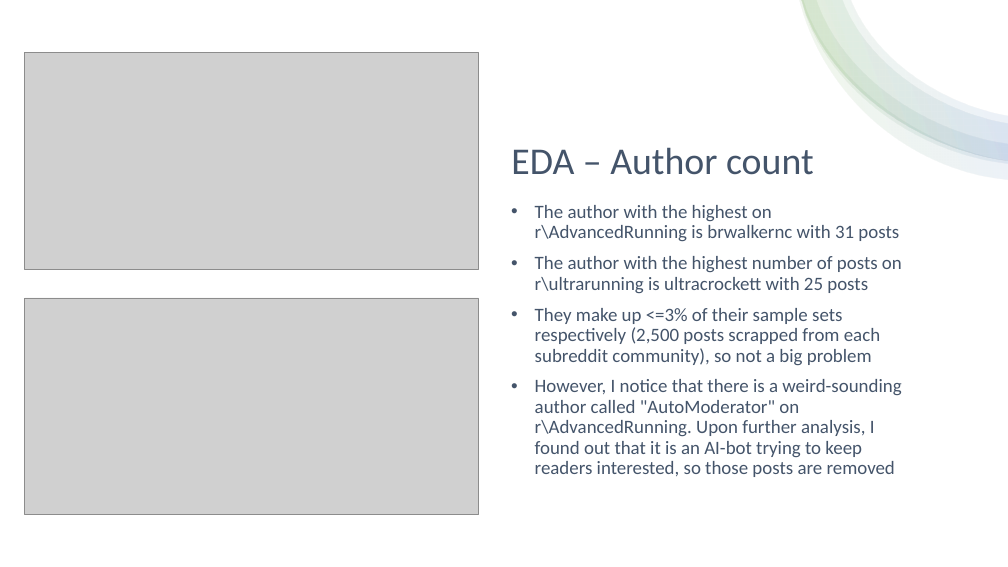
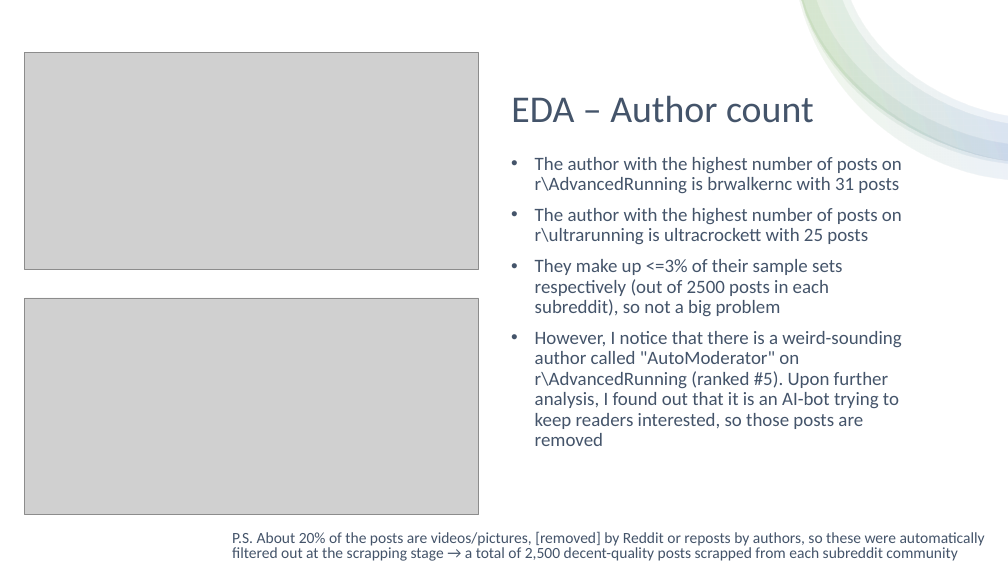
Before and after one commit to ngwtl/DSI-SG-24-projects, a slide deck: slide 3 of project_3/ethan-project-3-presentation.pptx. Drawn at 1008x567 pixels with LibreOffice and Linux fonts; fonts in the diff are those of the drawing; grey boxes stand for pictures. Boxes give left, top, right and bottom in pixels: in the first picture for what was removed or moved away, otherwise in the second. Text is boxed around its words. In the diff, an @@ line names an element or a change of style, - is before the commit and + after.

Commit message:
Update

```diff
--- a/project_3/ethan-project-3-presentation.pptx
+++ b/project_3/ethan-project-3-presentation.pptx
@@ title "EDA – Author count": place and size @@
-title "EDA – Author count" at [511, 147, 814, 175]
+title "EDA – Author count" at [511, 95, 814, 123]
@@ text "The author with the highest ...": place and size @@
-text "The author with the highest ..." at [535, 205, 902, 477]
+text "The author with the highest ..." at [535, 157, 902, 446]
@@ text at [535, 157, 902, 193]: text changed @@
-• The author with the highest on r\AdvancedRunning is brwalkernc with 31 posts
+• The author with the highest number of posts on r\AdvancedRunning is brwalkernc with 31 posts
@@ text at [535, 259, 901, 446]: text changed @@
-• They make up <=3% of their sample sets respectively (2,500 posts scrapped from each subreddit community), so not a big problem
-• However, I notice that there is a weird-sounding author called "AutoModerator" on r\AdvancedRunning. Upon further analysis, I found out that it is an AI-bot trying to keep readers interested, so those posts are removed
+• They make up <=3% of their sample sets respectively (out of 2500 posts in each subreddit), so not a big problem
+• However, I notice that there is a weird-sounding author called "AutoModerator" on r\AdvancedRunning (ranked #5). Upon further analysis, I found out that it is an AI-bot trying to keep readers interested, so those posts are removed
@@ text added at [232, 531, 985, 561], 14.8 pt, text #44546A @@
+P.S. About 20% of the posts are videos/pictures, [removed] by Reddit or reposts by authors, so these were automatically filtered out at the scrapping stage → a total of 2,500 decent-quality posts scrapped from each subreddit community
```
Also in this commit, not shown: 6 other slides changed.
